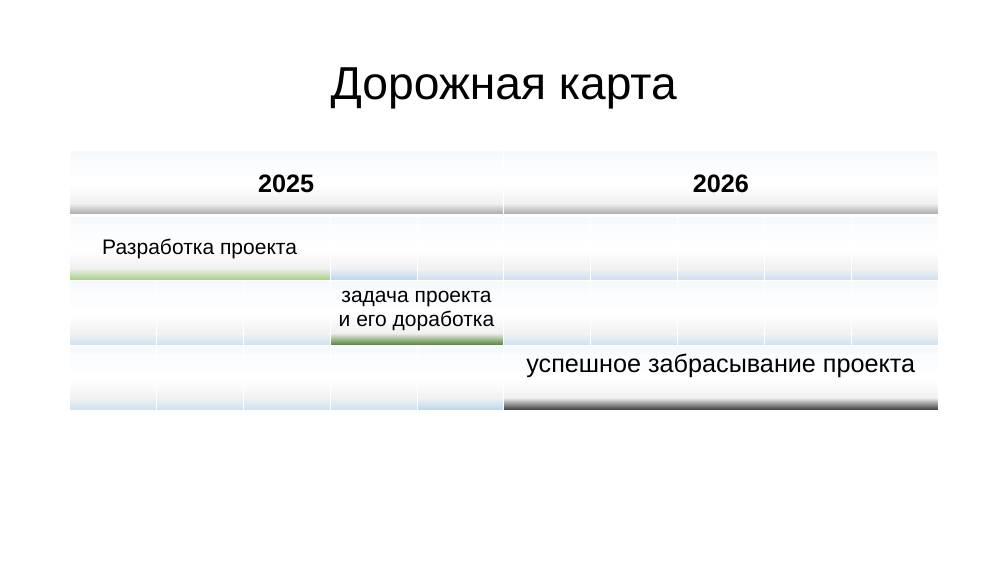
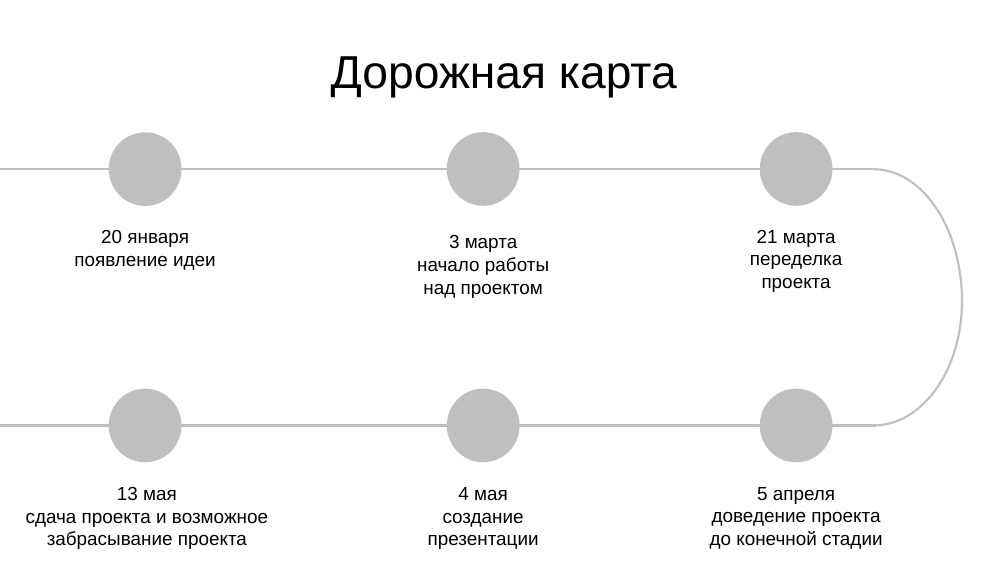
Before and after one commit to EstonaSSR/progect, a slide deck: slide 6 of Презентация к проекту.pptx. Drawn at 1008x567 pixels with LibreOffice and Linux fonts; fonts in the diff are those of the drawing. Boxes give left, top, right and bottom in pixels: in the first picture for what was removed or moved away, otherwise in the second. Text is boxed around its words. In the diff, an @@ line names an element or a change of style, - is before the commit and + after.

```diff
--- a/Презентация к проекту.pptx
+++ b/Презентация к проекту.pptx
@@ title "Дорожная карта": place and size @@
-title "Дорожная карта" at [331,67,677,109]
+title "Дорожная карта" at [331,56,677,98]
@@ title "Дорожная карта" at [331,56,677,98]: line spacing 0.9 to 1 @@
@@ ellipse added at [109,132,181,206], fill #BFBFBF @@
@@ ellipse added at [447,132,520,206], fill #BFBFBF @@
@@ ellipse added at [760,132,833,206], fill #BFBFBF @@
@@ line added from (0, 169) to (873, 169), #BFBFBF 2 pt @@
@@ table removed at [70,151,939,411], 4 rows, 10 columns @@
-2025 |  |  |  |  | 2026 |  |  |  | 
-Разработка проекта |  |  |  |  |  |  |  |  | 
- |  |  | задача проекта / и его доработка |  |  |  |  |  | 
- |  |  |  |  | успешное забрасывание проекта |  |  |  | 
@@ arc (boxed as its full ellipse) added at [785,169,962,434], outline #BFBFBF 2 pt @@
@@ arc (boxed as its full ellipse) added at [785,177,962,426], outline #BFBFBF 2 pt @@
@@ text added at [74,229,216,270], 18 pt, text #000000 @@
+20 января
+появление идеи
@@ text added at [417,235,549,298], 18 pt, text #000000 @@
+3 марта
+начало работы над проектом
@@ text added at [750,230,842,292], 18 pt, text #000000 @@
+21 марта переделка проекта
@@ ellipse added at [109,389,181,462], fill #BFBFBF @@
@@ ellipse added at [447,389,520,462], fill #BFBFBF @@
@@ ellipse added at [760,389,833,462], fill #BFBFBF @@
@@ line added from (0, 426) to (876, 426), #BFBFBF 2 pt @@
@@ text added at [26,486,268,549], 18 pt, text #000000 @@
+13 мая
+сдача проекта и возможное забрасывание проекта
@@ text added at [428,487,539,549], 18 pt, text #000000 @@
+4 мая
+создание презентации
@@ text added at [710,487,882,549], 18 pt, text #000000 @@
+5 апреля
+доведение проекта до конечной стадии
```
Also in this commit, not shown: 7 other slides changed.
